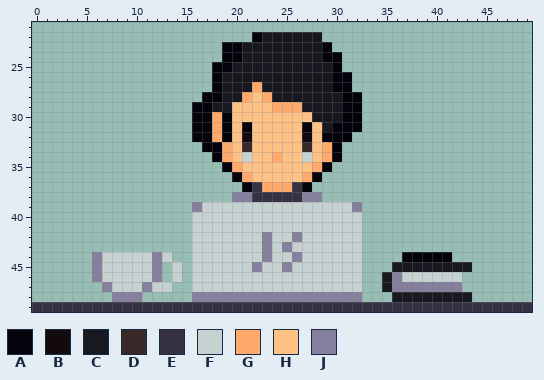
Pixel-art sprite -- SRC/assets/img/frangardev-pixelart.png. The picture above is the old version.
The file is 500x310 pixels, drawn in blocks of 10x10; one block is one cell here. Shown: x 0..49, y 21..49. The old version is drawn lined up with the new one, on the new canvas.
Palette (. is transparent): A #04030c  B #130a0f  C #181820  D #382828  E #373144  F #c6d2d2  G #ffa96a  H #ffc285  J #84809e
Pixels before, first column x 0:
22 ......................ACCCCCC.....................
23 ...................AACCCCCCCCA....................
24 ...................AACCCCCCCCAA...................
25 ..................AACCCCCCCCCCA...................
26 ..................ACCCCCCCCCCCAA..................
27 ..................ACCCGCCCCCCCAA..................
28 .................AACCGHGCCCCCCCAA.................
29 ................AACCHHHHGGGCCCCAA.................
30 ................AAGAHHHHHHHHCCCAA.................
31 ................AAGAHAHHHHHAHCAAA.................
32 ................AAGAHBHHHHHBHAAA..................
33 .................AAGHDHHHHHDHGA...................
34 ..................AGHFHHGHHFHGA...................
35 ...................AGHHHHHHHGA....................
36 ....................AGHHHHHGA.....................
37 .....................AEGGGEA......................
38 ....................JJEEEEEJJ.....................
39 ................JFFFFFFFFFFFFFFFJ.................
40 ................FFFFFFFFFFFFFFFFF.................
41 ................FFFFFFFFFFFFFFFFF.................
42 ................FFFFFFFJFFJFFFFFF.................
43 ................FFFFFFFJFJFFFFFFF.................
44 ......JFFFFFJF..FFFFFFFJFFJFFFFFF....AAAAA........
45 ......JFFFFFJ.F.FFFFFFJFFJFFFFFFF...CCCCCCCC......
46 ......JFFFFFJ.F.FFFFFFFFFFFFFFFFF..CJFFFFFF.......
47 .......JFFFJFF..FFFFFFFFFFFFFFFFF..CJJJJJJJ.......
48 ........JJJ.....JJJJJJJJJJJJJJJJJ...CCCCCCCC......
49 EEEEEEEEEEEEEEEEEEEEEEEEEEEEEEEEEEEEEEEEEEEEEEEEEE
New version:
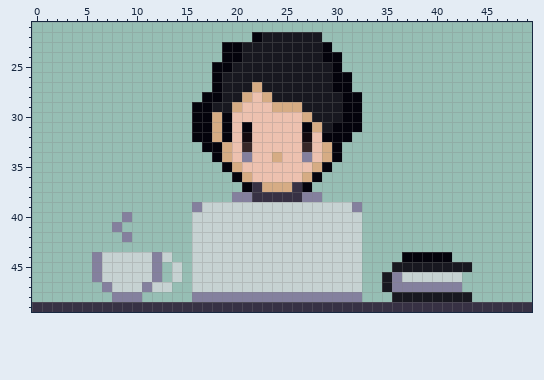
Changes in this commit:
canvas 50x31 -> 50x50, the old top-left corner now at 0,19
colour G: #ffa96a -> #d6ac84
colour H: #ffc285 -> #edc1af
Changed rows in their new state; - is a pixel that keeps its letter.
first column x 20:
29 G--------
30 -------G-
31 --------G
34 -J-----J-
first column x 8:
40 -J-----------------
41 J------------------
42 -J-------------F--F
43 ---------------F-F-
44 ---------------F--F
45 --------------F--F-
Boxes around the changes in both pictures, in picture pixels (x1, y1, x2, y2):
changed: (212, 82, 332, 192)
added: (112, 212, 132, 242)
changed: (252, 232, 302, 272)
